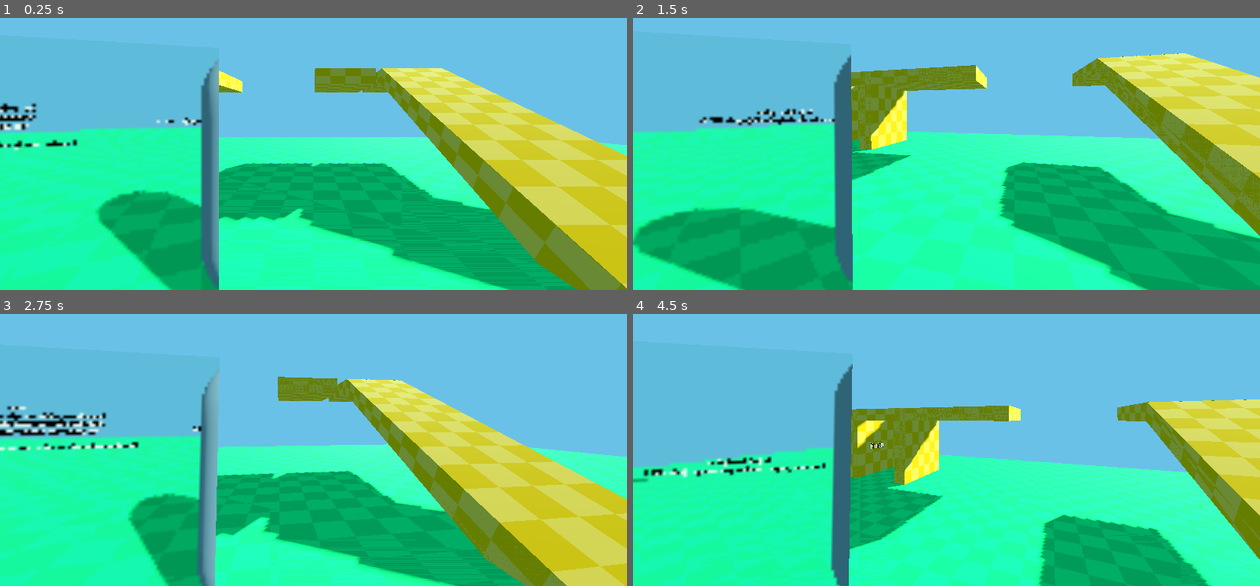
Above: before the commit, frames 1-4 (two rows, left to right).
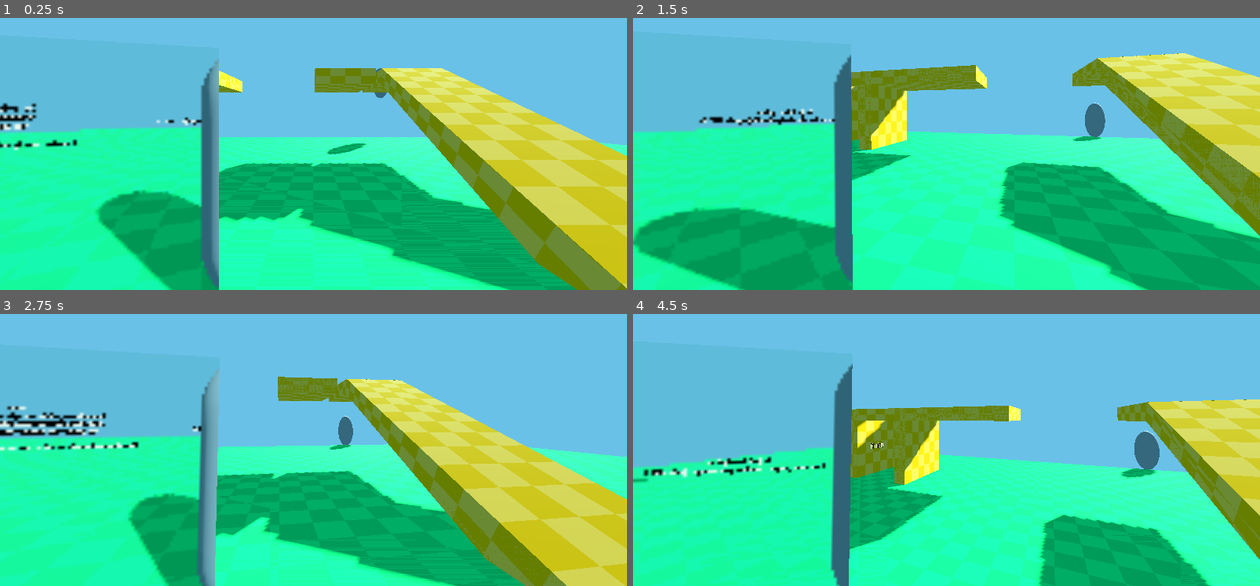
Above: after the commit, the same moments.

Repository: Ericpedre/Mirror-Game
Game: Godot game, scene res://scenes/world.tscn
Two runs of this game, one before a commit and one after it. Both use one fixed random seed, a clock stepped at 60 frames per second and the inputs below.
Inputs (mouse positions are in pixels of both pictures, inside the frame that each line leads up to):
- Up to frame 1 (0.25 s): no input
- Up to frame 2 (1.5 s): tap Enter (ui_accept) at 0.5, 0.6, 0.77, 1.07, 1.35 s; move the mouse to (977, 113) at 0.52 s; hold Up (ui_up) from 0.53 s (still down); move the mouse to (915, 115) at 1.27 s
- Up to frame 3 (2.75 s): keep holding Up (ui_up); tap Enter (ui_accept) at 1.52, 1.82, 2.1 s; move the mouse to (326, 403) at 2.02 s
- Up to frame 4 (4.5 s): keep holding Up (ui_up); move the mouse to (940, 414) at 2.77 s; tap Enter (ui_accept) at 2.85, 3.02, 3.32, 3.6, 3.77, 4.07, 4.35 s; move the mouse to (990, 414) at 3.52 s; move the mouse to (896, 406) at 4.27 s

The runs differ from the first frame. In frame 1, 0.2% of the frame differs, in the area x 52-62%, y 18-51%; in frame 2, 0.4%; in frame 3, 0.2%; in frame 4, 0.6%, in the area x 77-84%, y 42-61%.

Commit message:
basic enemy movement

Diff:
--- a/scenes/enemy.tscn
+++ b/scenes/enemy.tscn
@@ -5,10 +5,12 @@
 [sub_resource type="CapsuleShape3D" id="CapsuleShape3D_e3c0a"]
 
 [sub_resource type="SphereShape3D" id="SphereShape3D_rhhqq"]
-radius = 1.35385
+radius = 1.36364
 
 [node name="enemy" type="CharacterBody3D"]
 transform = Transform3D(1, 0, 0, 0, 1, 0, 0, 0, 1, 0, 1.10444, 0)
+collision_layer = 3
+collision_mask = 3
 script = ExtResource("1_65dtg")
 
 [node name="CollisionShape3D" type="CollisionShape3D" parent="."]
@@ -16,11 +18,17 @@
 
 [node name="CSGSphere3D" type="CSGSphere3D" parent="."]
 transform = Transform3D(1, 0, 0, 0, 2, 0, 0, 0, 1, 0, 0, 0)
+layers = 3
 radial_segments = 43
 rings = 30
 
-[node name="Area3D" type="Area3D" parent="."]
+[node name="detection_area" type="Area3D" parent="."]
+transform = Transform3D(3, 0, 0, 0, 3, 0, 0, 0, 3, 0, 0, 0)
+collision_layer = 3
+collision_mask = 3
 
-[node name="CollisionShape3D" type="CollisionShape3D" parent="Area3D"]
-transform = Transform3D(5, 0, 0, 0, 5, 0, 0, 0, 5, 0, 0, 0)
+[node name="CollisionShape3D" type="CollisionShape3D" parent="detection_area"]
 shape = SubResource("SphereShape3D_rhhqq")
+
+[connection signal="body_entered" from="detection_area" to="." method="_on_detection_area_body_entered"]
+[connection signal="body_exited" from="detection_area" to="." method="_on_detection_area_body_exited"]
--- a/scenes/world.tscn
+++ b/scenes/world.tscn
@@ -1,8 +1,9 @@
-[gd_scene load_steps=19 format=3 uid="uid://ga4brol6kes6"]
+[gd_scene load_steps=20 format=3 uid="uid://ga4brol6kes6"]
 
 [ext_resource type="PackedScene" uid="uid://doh0w0if3r85g" path="res://scenes/character.tscn" id="1_gn5b7"]
 [ext_resource type="Shader" uid="uid://dtq8vkrpvuqfj" path="res://gridmaterial.tres" id="2_1q4i6"]
 [ext_resource type="Script" path="res://script/animation.gd" id="3_l8b0d"]
+[ext_resource type="PackedScene" uid="uid://cu2e0bmh7e22j" path="res://scenes/enemy.tscn" id="4_ti17k"]
 
 [sub_resource type="Environment" id="Environment_g3bud"]
 background_mode = 1
@@ -314,3 +315,6 @@
 alpha_cut = 2
 text = "Finish"
 font_size = 64
+
+[node name="enemy" parent="." instance=ExtResource("4_ti17k")]
+transform = Transform3D(1, 0, 0, 0, 1, 0, 0, 0, 1, -4.44229, 4.86714, 15.2311)
--- a/script/character_new.gd
+++ b/script/character_new.gd
@@ -57,3 +57,6 @@
 
 	move_and_slide()
 	force_update_transform()
+
+func player():
+	pass
--- a/script/enemy.gd
+++ b/script/enemy.gd
@@ -1,31 +1,30 @@
 extends CharacterBody3D
 
 
-const SPEED = 5.0
+const SPEED = 70
 const JUMP_VELOCITY = 4.5
 
-# Get the gravity from the project settings to be synced with RigidBody nodes.
+var player_in_area = false
+var player
+
 var gravity = ProjectSettings.get_setting("physics/3d/default_gravity")
 
+func _physics_process(delta):
 
-func _physics_process(delta):
 	# Add the gravity.
 	if not is_on_floor():
 		velocity.y -= gravity * delta
 
-	# Handle jump.
-	if Input.is_action_just_pressed("ui_accept") and is_on_floor():
-		velocity.y = JUMP_VELOCITY
-
-	# Get the input direction and handle the movement/deceleration.
-	# As good practice, you should replace UI actions with custom gameplay actions.
-	var input_dir = Input.get_vector("ui_left", "ui_right", "ui_up", "ui_down")
-	var direction = (transform.basis * Vector3(input_dir.x, 0, input_dir.y)).normalized()
-	if direction:
-		velocity.x = direction.x * SPEED
-		velocity.z = direction.z * SPEED
-	else:
-		velocity.x = move_toward(velocity.x, 0, SPEED)
-		velocity.z = move_toward(velocity.z, 0, SPEED)
+	if player_in_area:
+		position += (player.position - position) / SPEED
 
 	move_and_slide()
+
+func _on_detection_area_body_entered(body):
+	if body.has_method("player"):
+		player_in_area = true
+		player = body
+
+func _on_detection_area_body_exited(body):
+	if body.has_method("player"):
+		player_in_area = false
